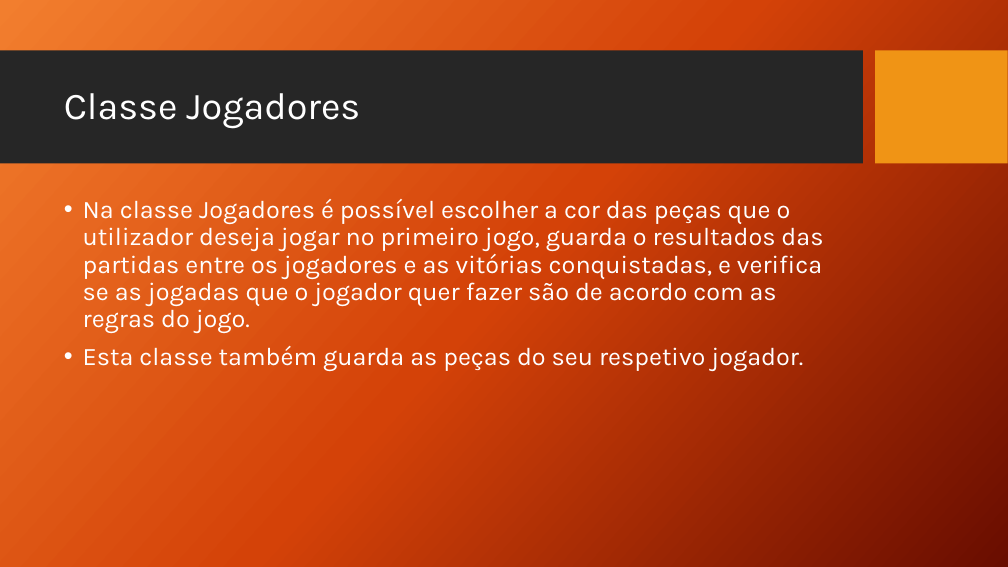
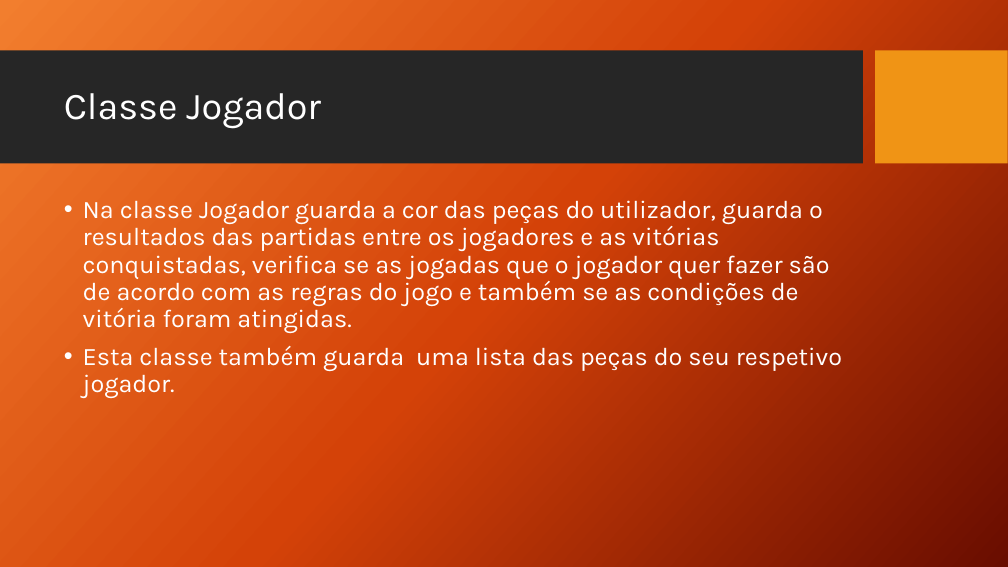
Before and after one commit to wolfmanPires/LDP, a slide deck: slide 10 of Damas.pptx (slide 7 before the commit). Drawn at 1008x567 pixels with LibreOffice and Linux fonts; fonts in the diff are those of the drawing; background and template pictures are left out. Boxes give left, top, right and bottom in pixels: in the first picture for what was removed or moved away, otherwise in the second. Text is boxed around its words. In the diff, an @@ line names an element or a change of style, - is before the commit and + after.

```diff
--- a/Damas.pptx
+++ b/Damas.pptx
@@ title at box(64, 93, 321, 128): text changed @@
-Classe Jogadores
+Classe Jogador
@@ text at box(83, 200, 842, 398): text changed @@
-• Na classe Jogadores é possível escolher a cor das peças que o utilizador deseja jogar no primeiro jogo, guarda o resultados das partidas entre os jogadores e as vitórias conquistadas, e verifica se as jogadas que o jogador quer fazer são de acordo com as regras do jogo.
-• Esta classe também guarda as peças do seu respetivo jogador.
+• Na classe Jogador guarda a cor das peças do utilizador, guarda o resultados das partidas entre os jogadores e as vitórias conquistadas, verifica se as jogadas que o jogador quer fazer são de acordo com as regras do jogo e também se as condições de vitória foram atingidas.
+• Esta classe também guarda uma lista das peças do seu respetivo jogador.
```
Also in this commit, not shown: 3 other slides changed, 3 slides added.
